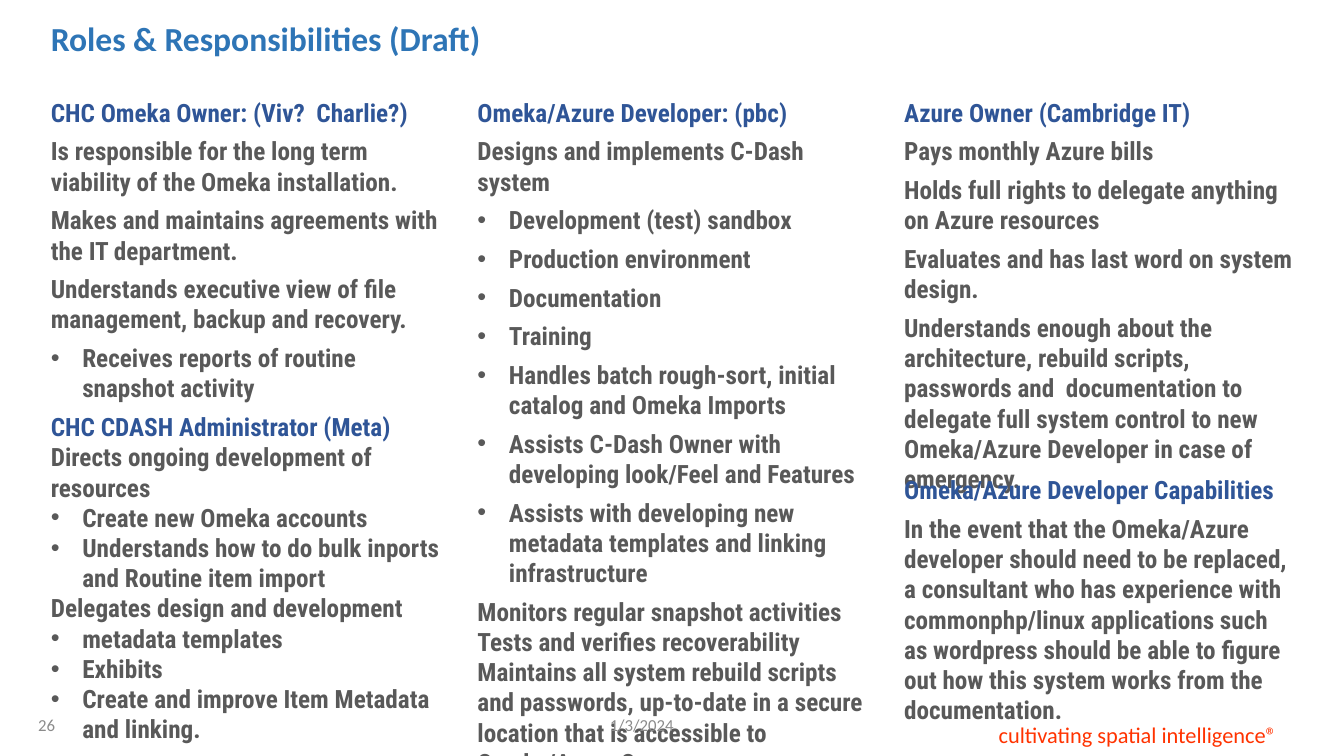
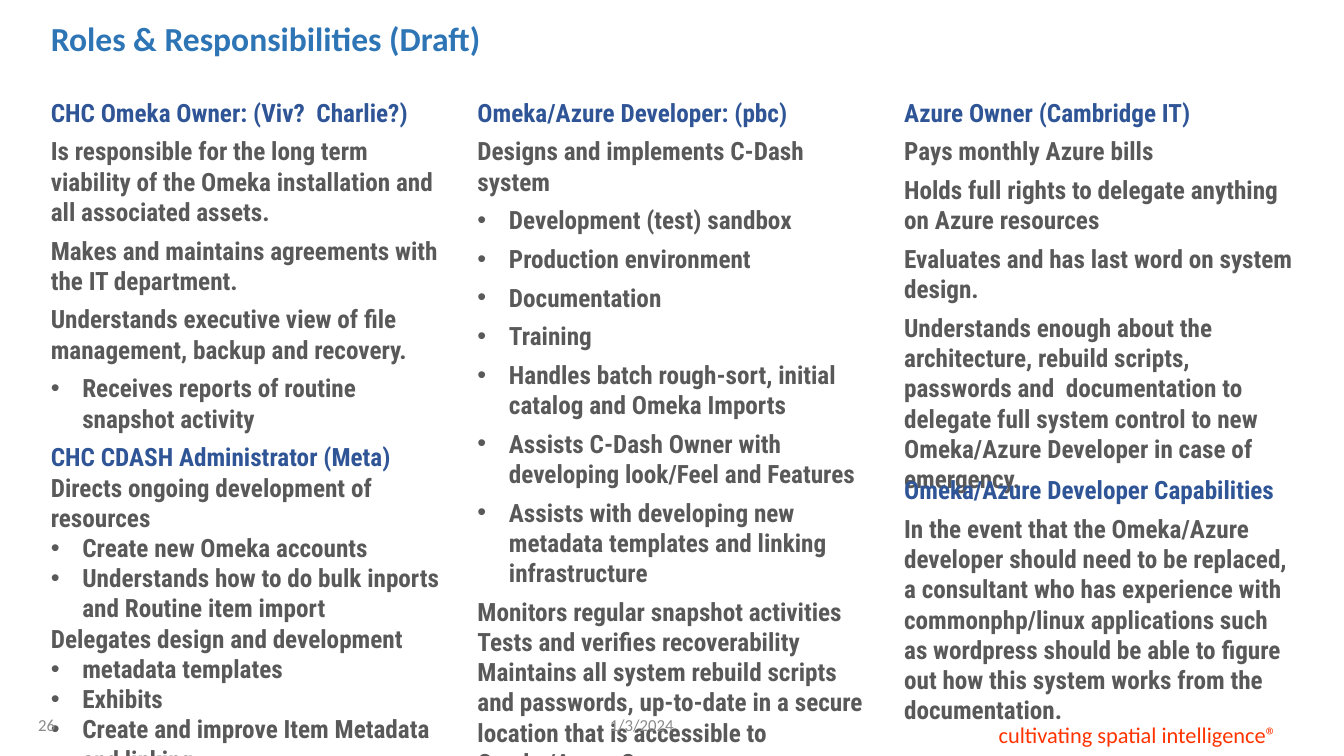
Before and after one commit to C-Dash/Documentation, a slide deck: slide 26 of slideshow/CDashSlideshow_20230109.pptx. Drawn at 1344x756 pixels with LibreOffice and Linux fonts; fonts in the diff are those of the drawing; background and template pictures are left out. Boxes give left, top, right and bottom in pixels: in the first picture for what was removed or moved away, otherwise in the second. Text is boxed around its words. In the diff, an @@ line names an element or a change of style, - is before the commit and + after.

```diff
--- a/slideshow/CDashSlideshow_20230109.pptx
+++ b/slideshow/CDashSlideshow_20230109.pptx
@@ text at (51, 141, 433, 221): text changed @@
-Is responsible for the long term viability of the Omeka installation.
+Is responsible for the long term viability of the Omeka installation and all associated assets.
```
Also in this commit, not shown: 1 other slide changed, 3 other files.
